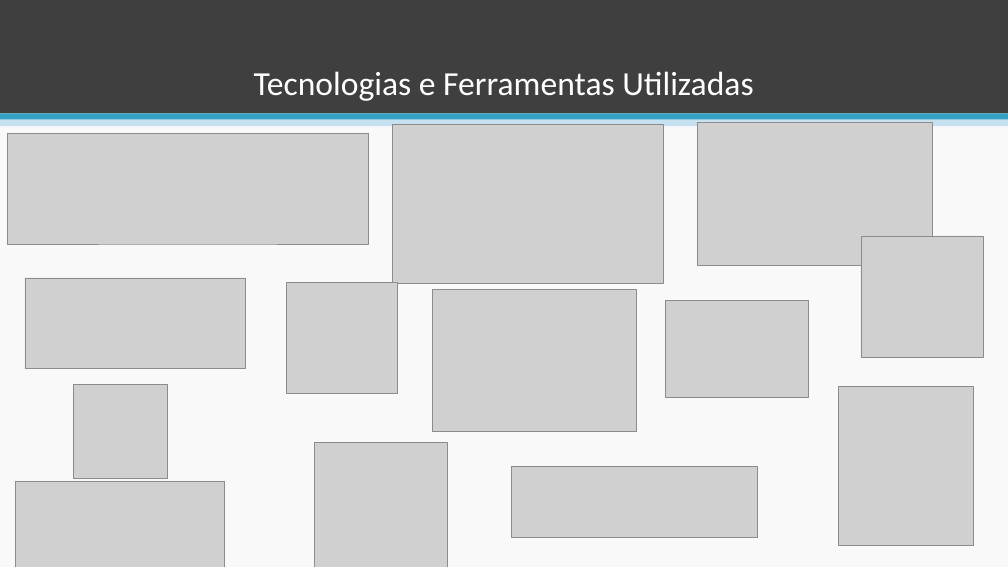
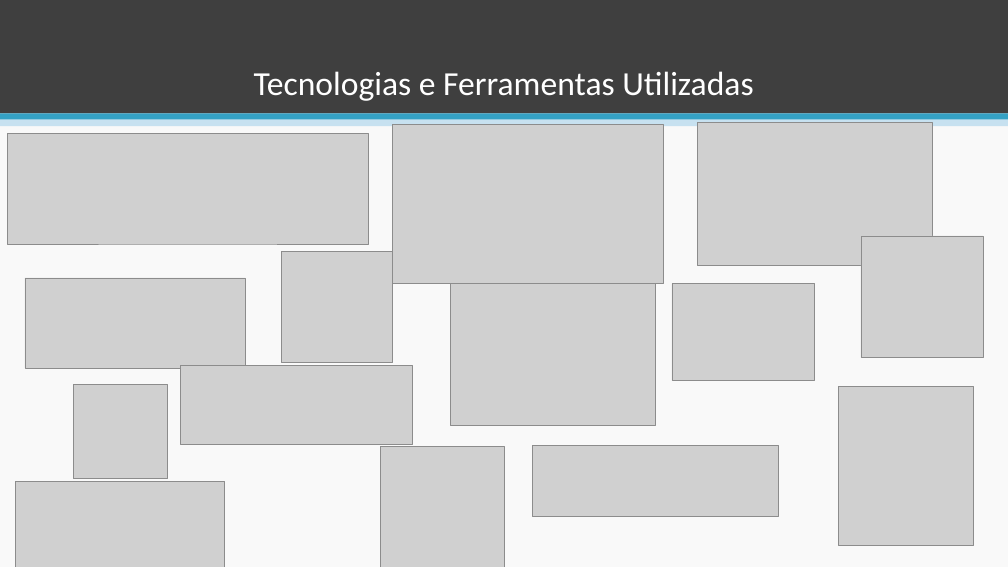
Before and after one commit to esteves-esta/TechHumi, a slide deck: slide 36 of documentacao/Apresentação.pptx (slide 33 before the commit). Drawn at 1008x567 pixels with LibreOffice and Linux fonts; fonts in the diff are those of the drawing; grey boxes stand for pictures. Boxes give left, top, right and bottom in pixels: in the first picture for what was removed or moved away, otherwise in the second. Text is boxed around its words. In the diff, an @@ line names an element or a change of style, - is before the commit and + after.

```diff
--- a/documentacao/Apresentação.pptx
+++ b/documentacao/Apresentação.pptx
@@ picture: place and size @@
-picture at [287, 283, 398, 394]
+picture at [281, 252, 392, 363]
@@ picture: place and size @@
-picture at [433, 290, 637, 432]
+picture at [451, 284, 656, 426]
@@ picture: place and size @@
-picture at [665, 300, 808, 397]
+picture at [672, 284, 815, 380]
@@ picture added at [181, 366, 412, 445] @@
@@ picture: place and size @@
-picture at [315, 442, 448, 567]
+picture at [380, 446, 504, 567]
@@ picture: place and size @@
-picture at [512, 467, 758, 538]
+picture at [532, 446, 779, 517]
```
Also in this commit, not shown: 2 other slides changed, 4 slides added, 1 slide removed.
